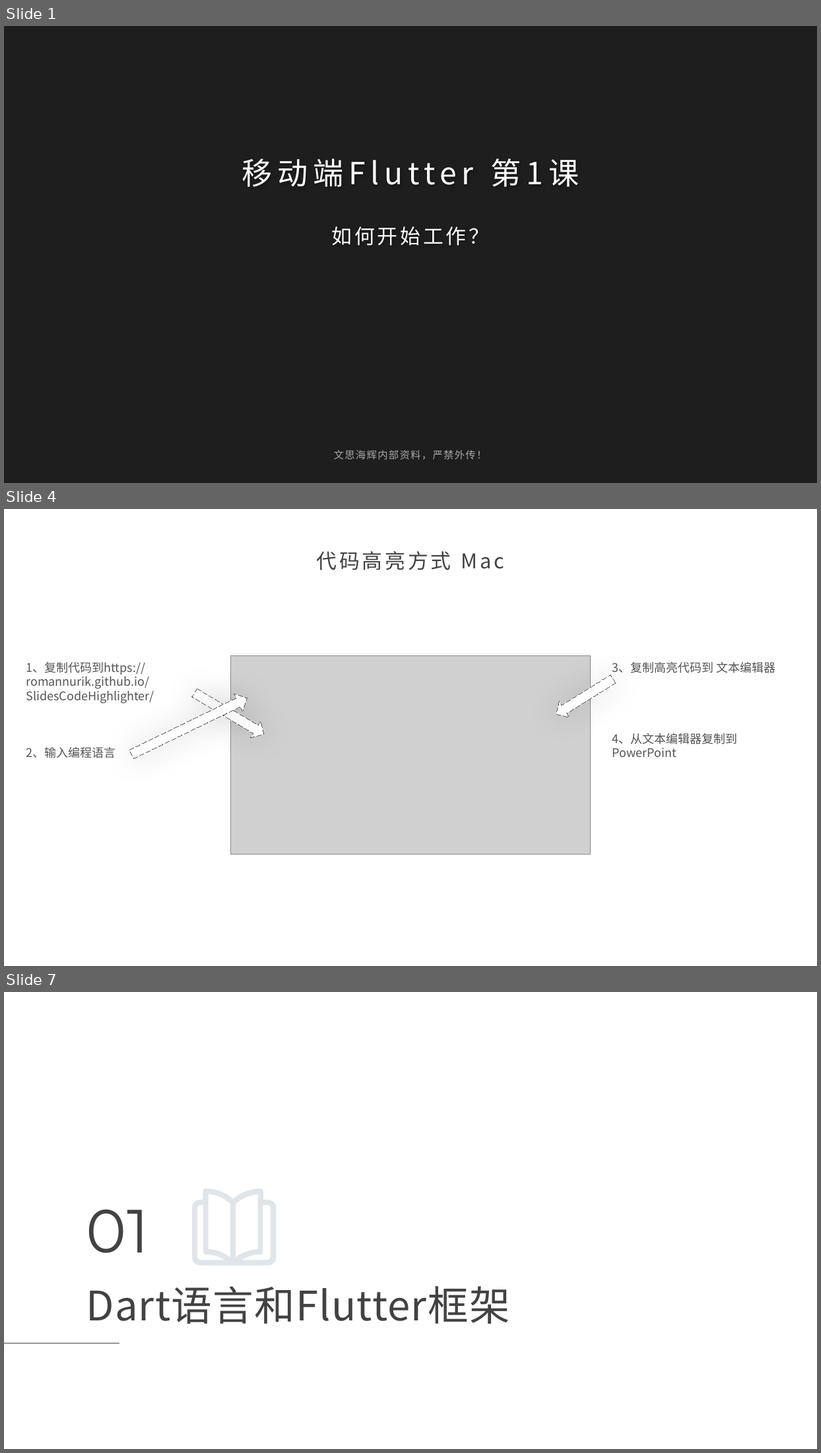
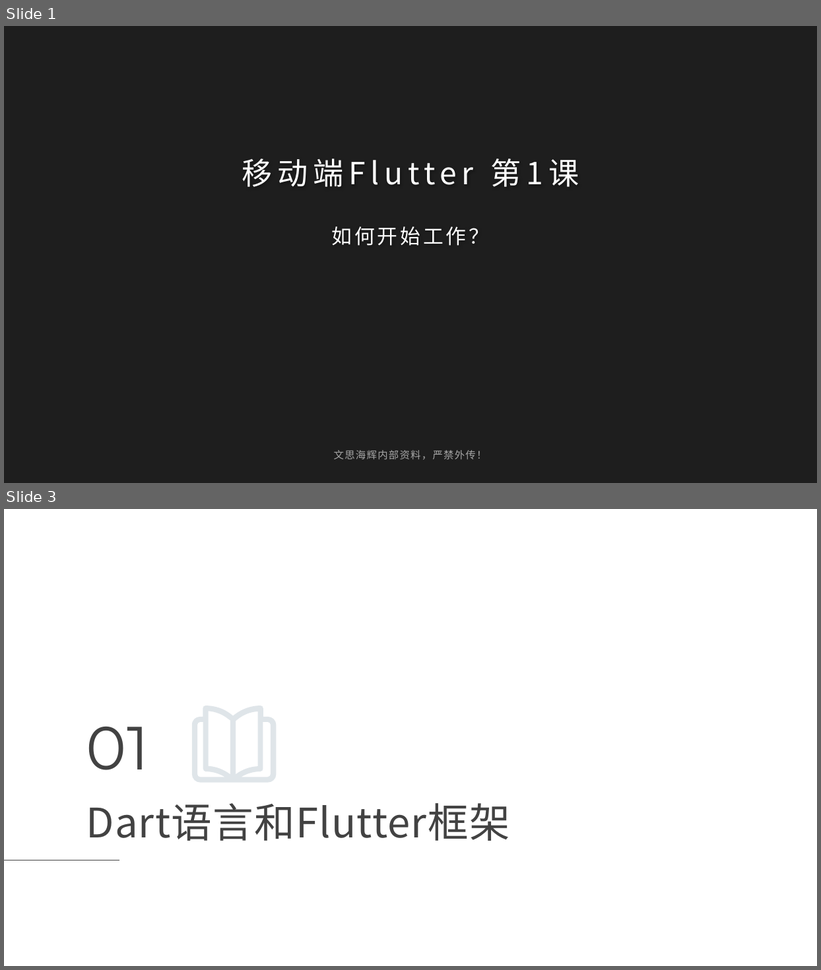
Before and after one commit to maosong-pactera/training, a slide deck: flutter/移动端Flutter_第1课_如何开始工作？.pptx. Shown one above the other, each under a label of ours: slides 1, 4 and 7 before the commit, slides 1 and 3 after it; the slides between them are not shown. The pictures are 821x1453 and 821x970 pixels, drawn with LibreOffice and Linux fonts; fonts in the diff are those of the drawing; grey boxes stand for pictures; background and template pictures are left out; a plain dark background stands for a picture behind light text. Boxes give left, top, right and bottom in pixels: in the first picture for what was removed or moved away, otherwise in the second. Text is boxed around its words. In the diff, an @@ line names an element or a change of style, - is before the commit and + after.

```diff
--- a/flutter/移动端Flutter_第1课_如何开始工作？.pptx
+++ b/flutter/移动端Flutter_第1课_如何开始工作？.pptx
@@ slide 4 removed at (4, 509, 817, 966), background picture (left out) @@
@@ title removed at (317, 551, 504, 570) @@
-代码高亮方式 Mac
@@ text removed at (26, 662, 154, 758) @@
-1、复制代码到https://romannurik.github.io/SlidesCodeHighlighter/
-2、输入编程语言
@@ picture removed at (231, 656, 590, 855) @@
@@ text removed at (613, 662, 776, 757) @@
-3、复制高亮代码到 文本编辑器
-4、从文本编辑器复制到 PowerPoint
@@ right arrow removed at (189, 685, 269, 743) @@
@@ right arrow removed at (551, 671, 618, 723) @@
@@ right arrow removed at (127, 690, 252, 764) @@
@@ what was slide 7 is now slide 3 @@
```
Also in this commit, not shown: 1 slide changed, 2 slides added, 5 other slides removed, 10 other files.
